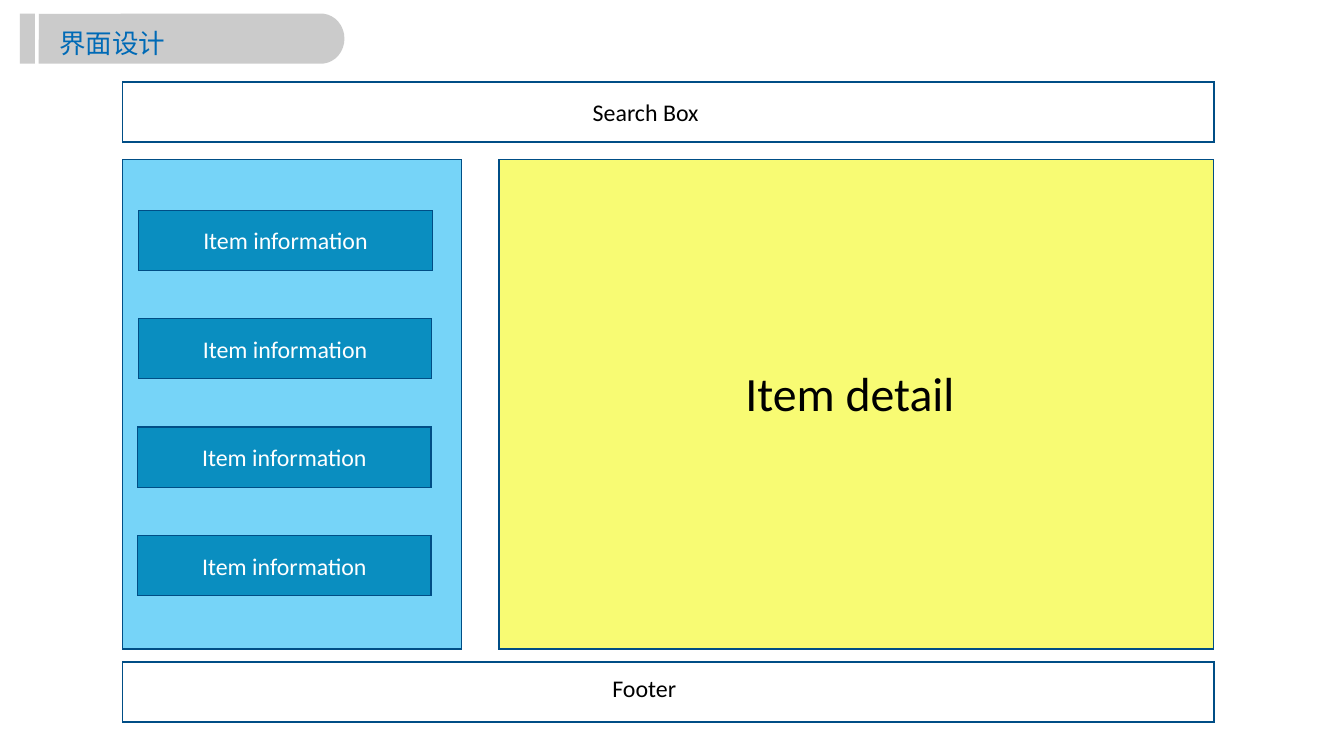
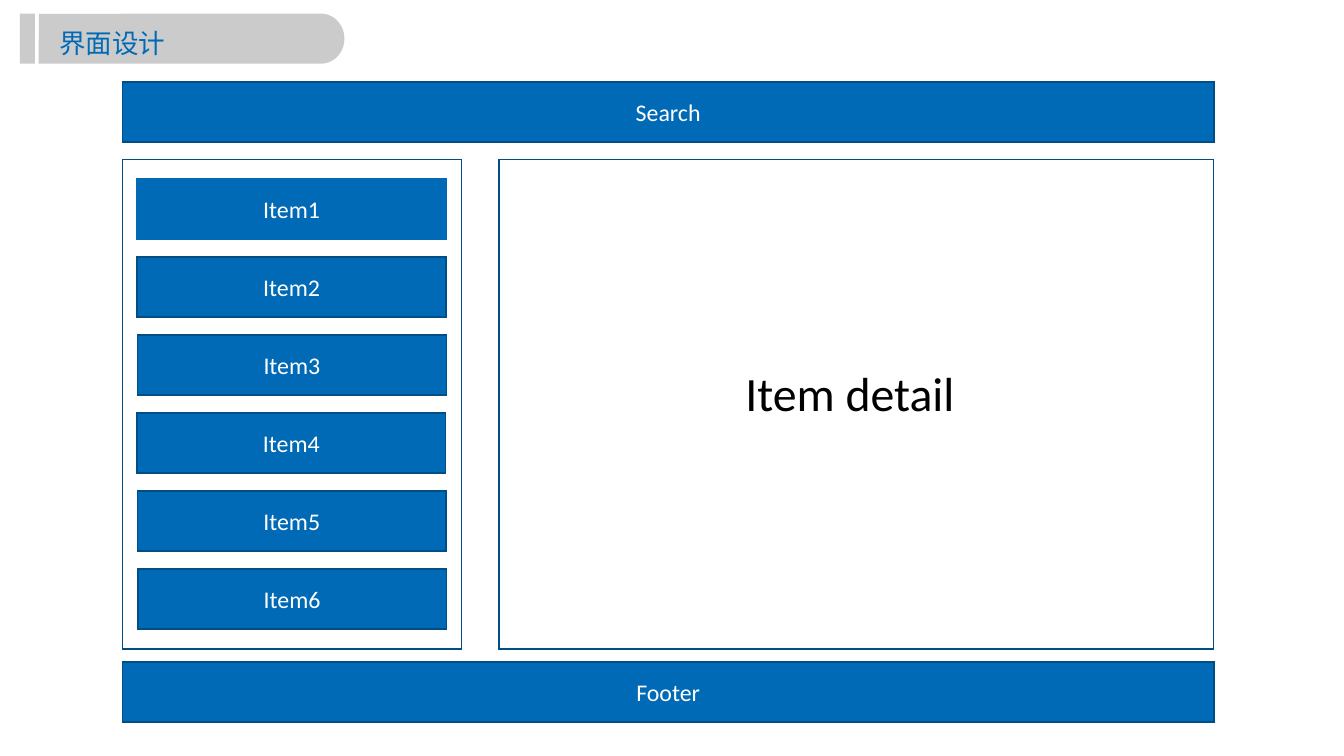
Before and after one commit to yfzm/FPSEI-team2, a slide deck: slide 17 of PROJECT2.pptx (slide 10 before the commit). Drawn at 1344x756 pixels with LibreOffice and Linux fonts; fonts in the diff are those of the drawing; background and template pictures are left out. Boxes give left, top, right and bottom in pixels: in the first picture for what was removed or moved away, otherwise in the second. Text is boxed around its words. In the diff, an @@ line names an element or a change of style, - is before the commit and + after.

```diff
--- a/PROJECT2.pptx
+++ b/PROJECT2.pptx
@@ rectangle "Search" at (122,82,1214,142): fill #FFFFFF to #006AB6 @@
@@ text removed at (593,104,698,121) @@
-Search Box
@@ text in rectangle at (636,104,701,121): text added @@
+Search
@@ rectangle at (122,160,462,649): fill #76D4F8 to #FFFFFF @@
@@ rectangle "Item1": place and size @@
-rectangle "Item1" at (139,210,432,271)
+rectangle "Item1" at (137,179,445,239)
@@ rectangle "Item1" at (137,179,445,239): fill #0A8EC0 to #006AB6; outline #004E87 1 pt to #006AB6 1 pt @@
@@ rectangle at (499,160,1214,649): fill #F8FB73 to #FFFFFF @@
@@ text in rectangle at (263,202,320,218): text changed @@
-Item information
+Item1
@@ rectangle "Item2": place and size @@
-rectangle "Item2" at (139,318,432,379)
+rectangle "Item2" at (137,257,445,317)
@@ text in rectangle at (263,280,320,296): text changed @@
-Item information
+Item2
@@ rectangle "Item3": place and size @@
-rectangle "Item3" at (138,427,431,488)
+rectangle "Item3" at (138,335,446,395)
@@ text in rectangle at (264,358,321,374): text changed @@
-Item information
+Item3
@@ fill #0A8EC0 to #006AB6 in 3 elements at (137,257,445,317), (138,335,446,395), (137,413,445,473) @@
@@ rectangle "Item4": place and size @@
-rectangle "Item4" at (138,535,431,596)
+rectangle "Item4" at (137,413,445,473)
@@ text in rectangle at (263,436,320,452): text changed @@
-Item information
+Item4
@@ rectangle added at (138,491,446,552), fill #006AB6, outline #004E87 1 pt, 18 pt, text #FFFFFF @@
+Item5
@@ rectangle added at (138,569,446,629), fill #006AB6, outline #004E87 1 pt, 18 pt, text #FFFFFF @@
+Item6
@@ rectangle "Footer" at (122,662,1214,723): fill #FFFFFF to #006AB6 @@
@@ text removed at (612,681,676,697) @@
-Footer
@@ text in rectangle at (636,685,700,701): text added @@
+Footer
```
Also in this commit, not shown: 13 other slides changed, 7 slides added, 1 slide removed.
